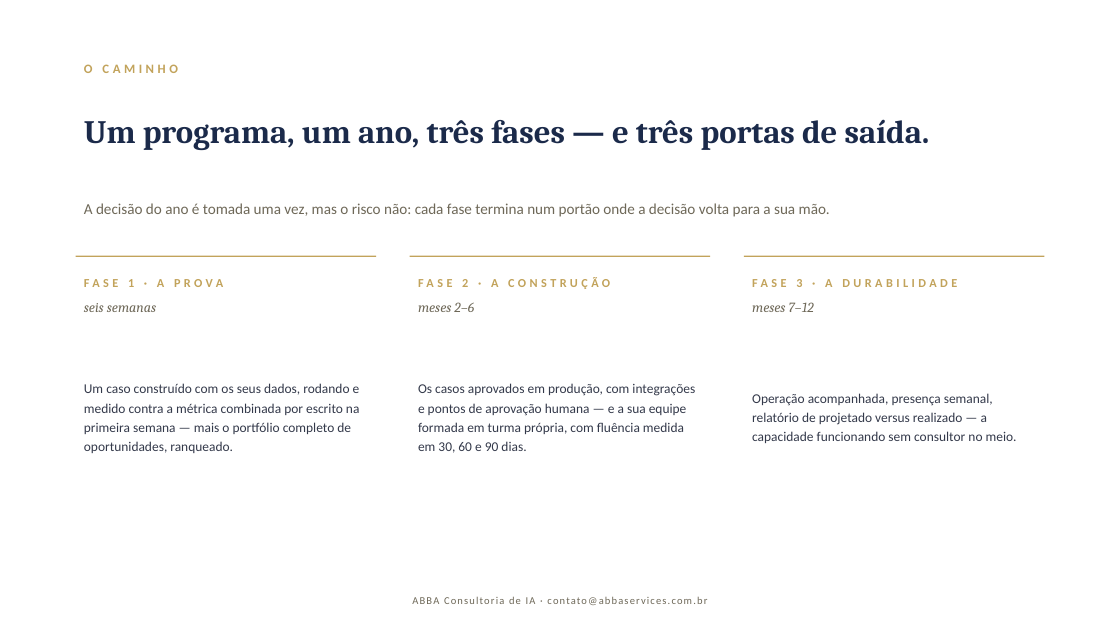
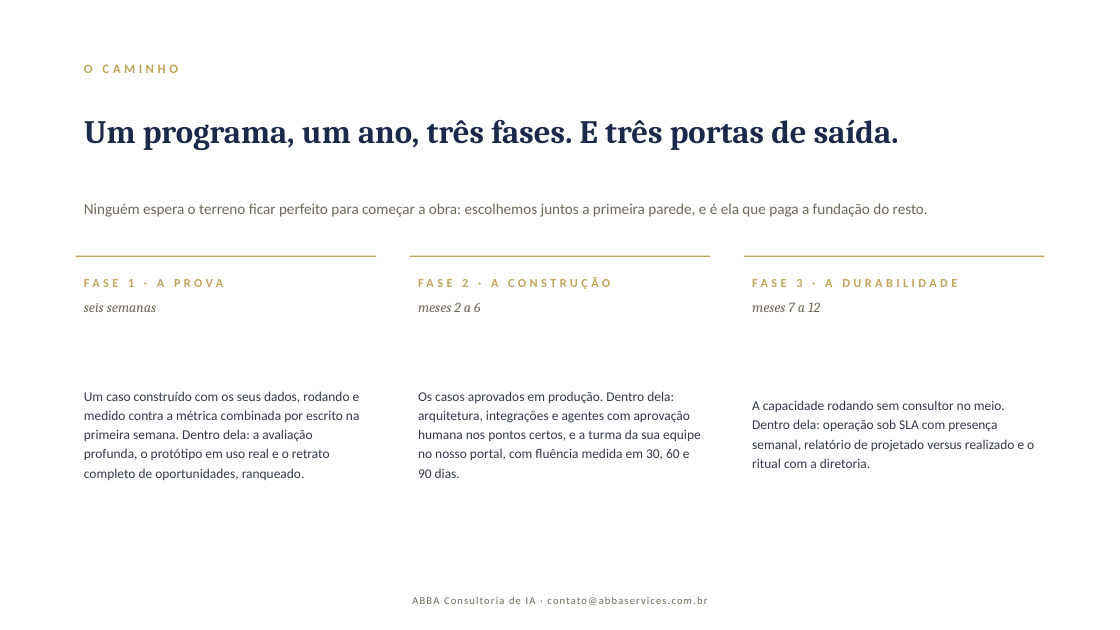
Before and after one commit to DanielMoraesCoca/abba-ops, a slide deck: slide 7 of 08-materiais/modelos/abba-deck-institucional.pptx (slide 5 before the commit). Drawn at 1120x630 pixels with LibreOffice and Linux fonts; fonts in the diff are those of the drawing. Boxes give left, top, right and bottom in pixels: in the first picture for what was removed or moved away, otherwise in the second. Text is boxed around its words. In the diff, an @@ line names an element or a change of style, - is before the commit and + after.

```diff
--- a/08-materiais/modelos/abba-deck-institucional.pptx
+++ b/08-materiais/modelos/abba-deck-institucional.pptx
@@ text at [84, 119, 899, 150]: text changed @@
-Um programa, um ano, três fases — e três portas de saída.
+Um programa, um ano, três fases. E três portas de saída.
@@ text at [84, 203, 928, 217]: text changed @@
-A decisão do ano é tomada uma vez, mas o risco não: cada fase termina num portão onde a decisão volta para a sua mão.
+Ninguém espera o terreno ficar perfeito para começar a obra: escolhemos juntos a primeira parede, e é ela que paga a fundação do resto.
@@ text at [418, 302, 480, 312]: text changed @@
-meses 2–6
+meses 2 a 6
@@ text at [752, 302, 820, 312]: text changed @@
-meses 7–12
+meses 7 a 12
@@ text at [84, 391, 360, 480]: text changed @@
-Um caso construído com os seus dados, rodando e medido contra a métrica combinada por escrito na primeira semana — mais o portfólio completo de oportunidades, ranqueado.
+Um caso construído com os seus dados, rodando e medido contra a métrica combinada por escrito na primeira semana. Dentro dela: a avaliação profunda, o protótipo em uso real e o retrato completo de oportunidades, ranqueado.
@@ text at [418, 391, 701, 478]: text changed @@
-Os casos aprovados em produção, com integrações e pontos de aprovação humana — e a sua equipe formada em turma própria, com fluência medida em 30, 60 e 90 dias.
+Os casos aprovados em produção. Dentro dela: arquitetura, integrações e agentes com aprovação humana nos pontos certos, e a turma da sua equipe no nosso portal, com fluência medida em 30, 60 e 90 dias.
@@ text at [752, 400, 1034, 468]: text changed @@
-Operação acompanhada, presença semanal, relatório de projetado versus realizado — a capacidade funcionando sem consultor no meio.
+A capacidade rodando sem consultor no meio. Dentro dela: operação sob SLA com presença semanal, relatório de projetado versus realizado e o ritual com a diretoria.
```
Also in this commit, not shown: 8 other slides changed, 3 slides added, 3 slides removed, 18 other files.
